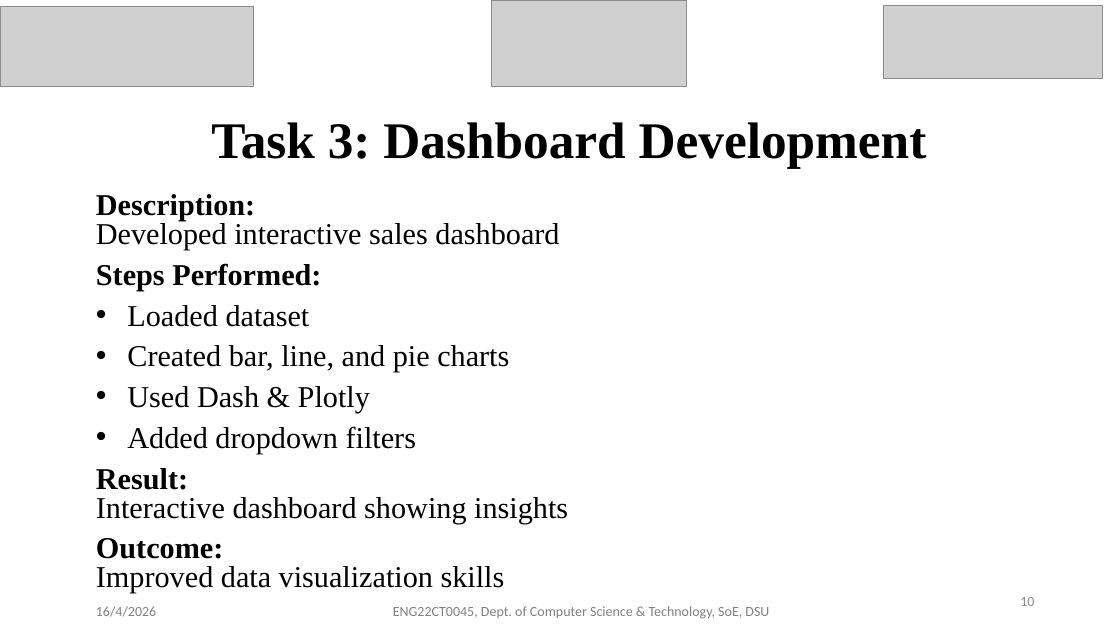
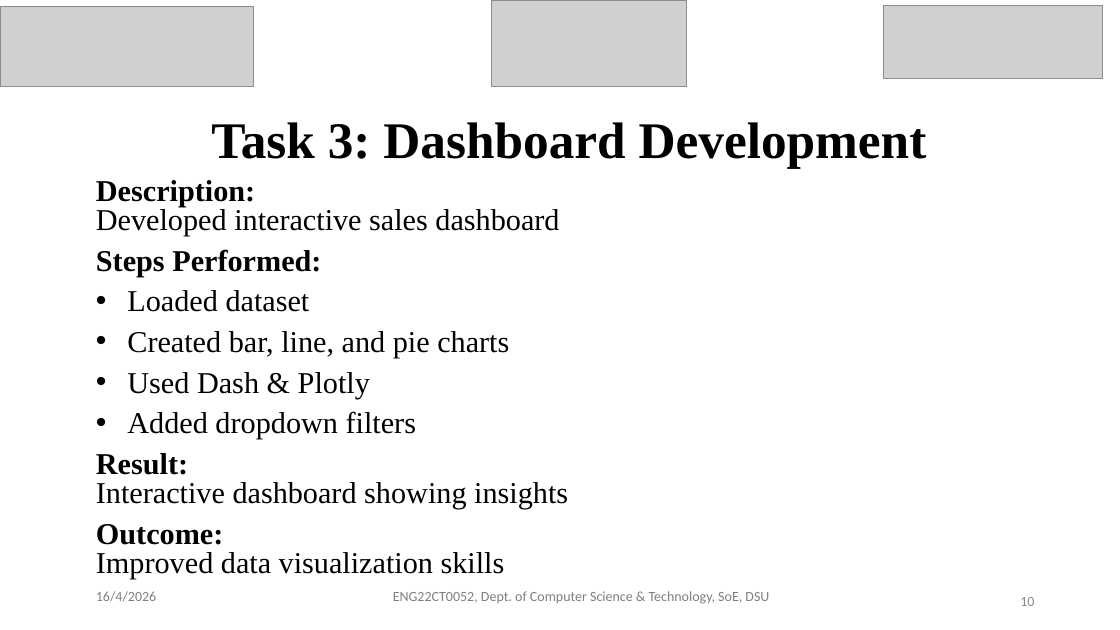
Before and after one commit to Yamunavenkatesh/CodTech-Data-Analytics-Internship, a slide deck: slide 10 of Internship PPT.pptx. Drawn at 1120x630 pixels with LibreOffice and Linux fonts; fonts in the diff are those of the drawing; grey boxes stand for pictures. Boxes give left, top, right and bottom in pixels: in the first picture for what was removed or moved away, otherwise in the second. Text is boxed around its words. In the diff, an @@ line names an element or a change of style, - is before the commit and + after.

```diff
--- a/Internship PPT.pptx
+++ b/Internship PPT.pptx
@@ text "Description: Developed interactive sales dashboard": place and size @@
-text "Description: Developed interactive sales dashboard" at (96,194,769,619)
+text "Description: Developed interactive sales dashboard" at (96,180,769,604)
@@ text at (96,591,769,604): text changed @@
-16/4/2026 ENG22CT0045, Dept. of Computer Science & Technology, SoE, DSU
+16/4/2026 ENG22CT0052, Dept. of Computer Science & Technology, SoE, DSU
```
Also in this commit, not shown: 10 other slides changed, 5 slides added, 4 slides removed, 3 other files.
